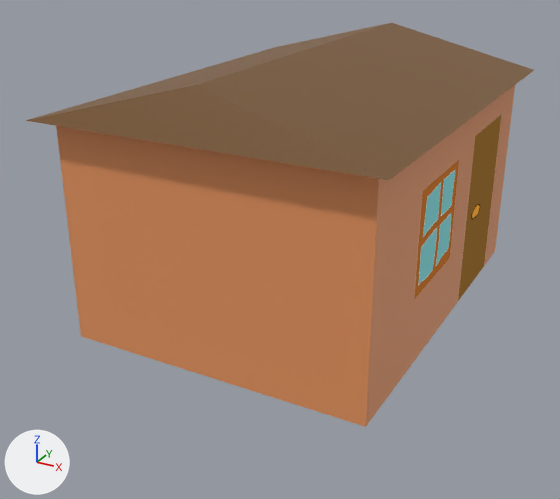
An edit to the glTF model assets/models/house.glb, drawn before and after from the same camera.
Camera for both pictures: a camera (50 mm lens) standing at (3.38, -6.85, 3.82) and looking at (-0.19, -0.35, 0.57). Every picture has the same lights, and +X, +Y and +Z are marked at lower left. The first picture is the older version. Vertices at exactly the same position are counted once.

The older version as bpy lines, for what is in view:
```python
me_cube = bpy.data.meshes.new('Cube')
me_cube.from_pydata(...)  # 30 vertices, 56 faces; spans x -1.65..1.65, y -2.2..2.2, z 0.0..2.6
# faces by material slot: [42, 6, 2, 6]
me_cube.materials.append(mat_wall)  # orange #e79660
me_cube.materials.append(mat_roof)  # brown #7b5730
me_cube.materials.append(mat_door)
me_cube.materials.append(mat_window)
# before: 13 (1.5, 2.0, 0.0) at pixel (495, 251), 17 (1.5, -2.0, 0.0) at pixel (365, 426), 20 (-1.5, 2.0, 0.0), 24 (-1.5, -2.0, 0.0) at pixel (80, 336)
ob_cube = bpy.data.objects.new('Cube', me_cube)
ob_cube.location = (0.0, 0.0, 0.0)
```
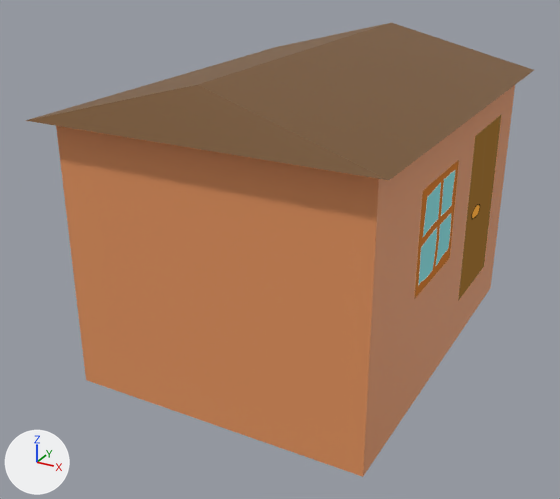
The change, as a list of edits to the scene's bpy script:
```text
Change me_cube:
    used by ob_cube; location = (0.0, 0.0, 0.0)
    remove me_cube.from_pydata(...)  # 30 vertices, 56 faces; spans x -1.65..1.65, y -2.2..2.2, z 0.0..2.6
    add me_cube.from_pydata(...)  # 30 vertices, 56 faces; spans x -1.65..1.65, y -2.2..2.2, z -0.5..2.6
    me_cube part 1
    add for i in [13, 17, 20, 24]: me_cube.vertices[i].co += Vector((0.0, 0.0, -0.5))
```

Changed parts and their boxes [x1, y1, x2, y2] in the pictures (560 x 499 px; the box of a moved part takes in the faces that stretch with it):
'Cube', reshaped (12% taller): before [25, 23, 534, 427]; after [25, 23, 534, 477]
part 1 of me_cube, moved or reshaped: before [81, 250, 495, 427]; after [81, 250, 495, 477]
